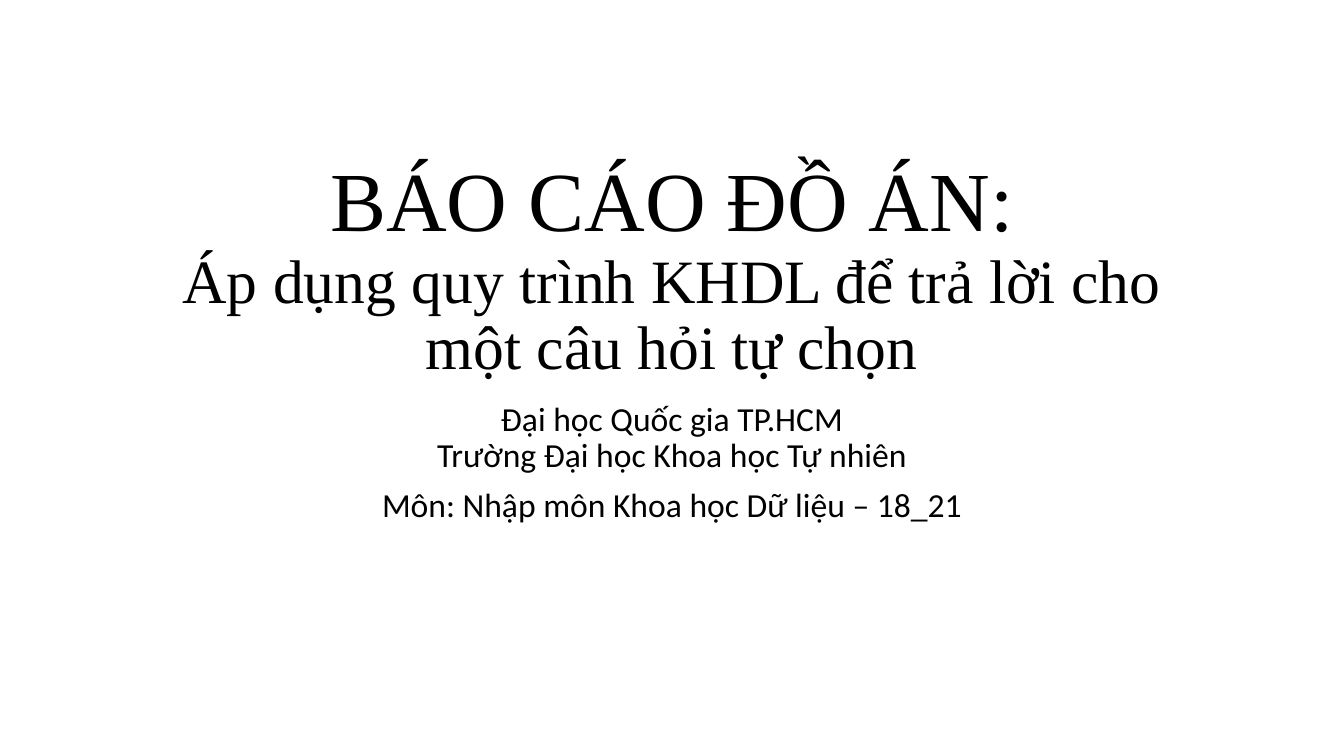
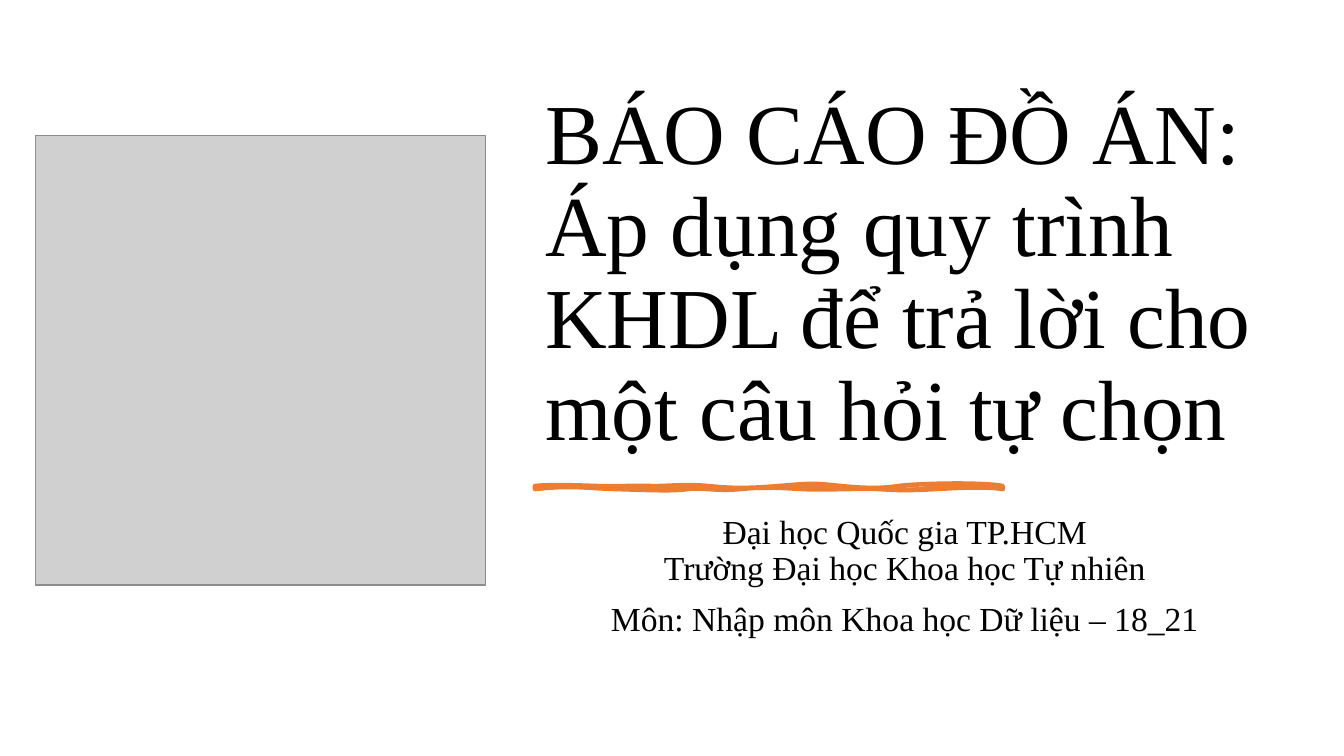
Before and after one commit to XQuyTran/DataScience_Project_HCMUS, a slide deck: slide 1 of presentation/Slide.pptx. Drawn at 1344x756 pixels with LibreOffice and Linux fonts; fonts in the diff are those of the drawing; grey boxes stand for pictures. Boxes give left, top, right and bottom in pixels: in the first picture for what was removed or moved away, otherwise in the second. Text is boxed around its words. In the diff, an @@ line names an element or a change of style, - is before the commit and + after.

```diff
--- a/presentation/Slide.pptx
+++ b/presentation/Slide.pptx
@@ title "BÁO CÁO ĐỒ ÁN: Áp ...": place and size @@
-title "BÁO CÁO ĐỒ ÁN: Áp ..." at (183, 166, 1160, 379)
+title "BÁO CÁO ĐỒ ÁN: Áp ..." at (545, 97, 1250, 454)
@@ title "BÁO CÁO ĐỒ ÁN: Áp ..." at (545, 97, 1250, 454): size 60 to 61 pt in "BÁO CÁO ĐỒ ÁN:"; size 44 to 61 pt in "Áp dụng quy trình KHDL để trả ..."; alignment centre to left @@
@@ picture added at (35, 136, 486, 586) @@
@@ freeform shape added at (535, 486, 1003, 489), fill #ED7D31, outline #ED7D31 3.25 pt @@
@@ subtitle "Đại học Quốc gia TP.HCM ...": place and size @@
-subtitle "Đại học Quốc gia TP.HCM ..." at (382, 405, 962, 523)
+subtitle "Đại học Quốc gia TP.HCM ..." at (611, 519, 1198, 637)
@@ subtitle "Đại học Quốc gia TP.HCM ..." at (611, 519, 1198, 637): font Calibri to Times New Roman @@
```
Also in this commit, not shown: 9 other slides changed, 12 slides added, 1 other file.
